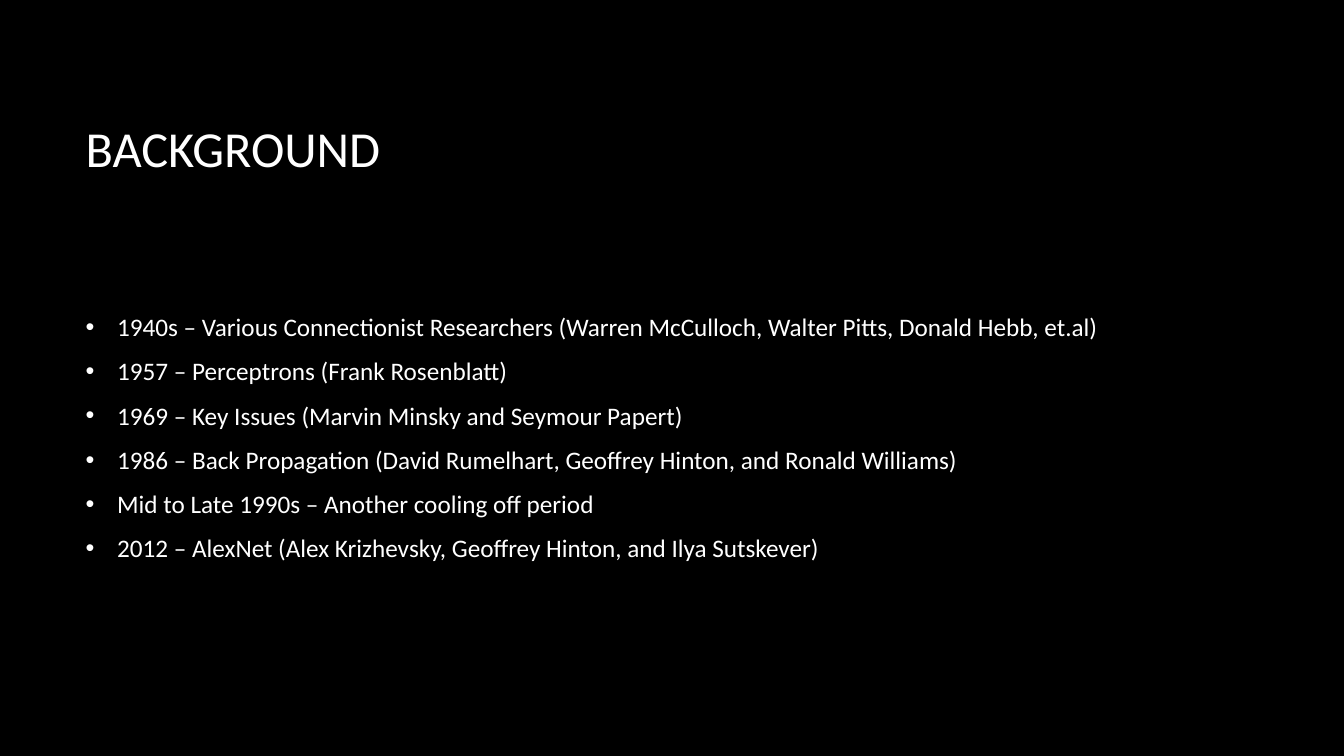
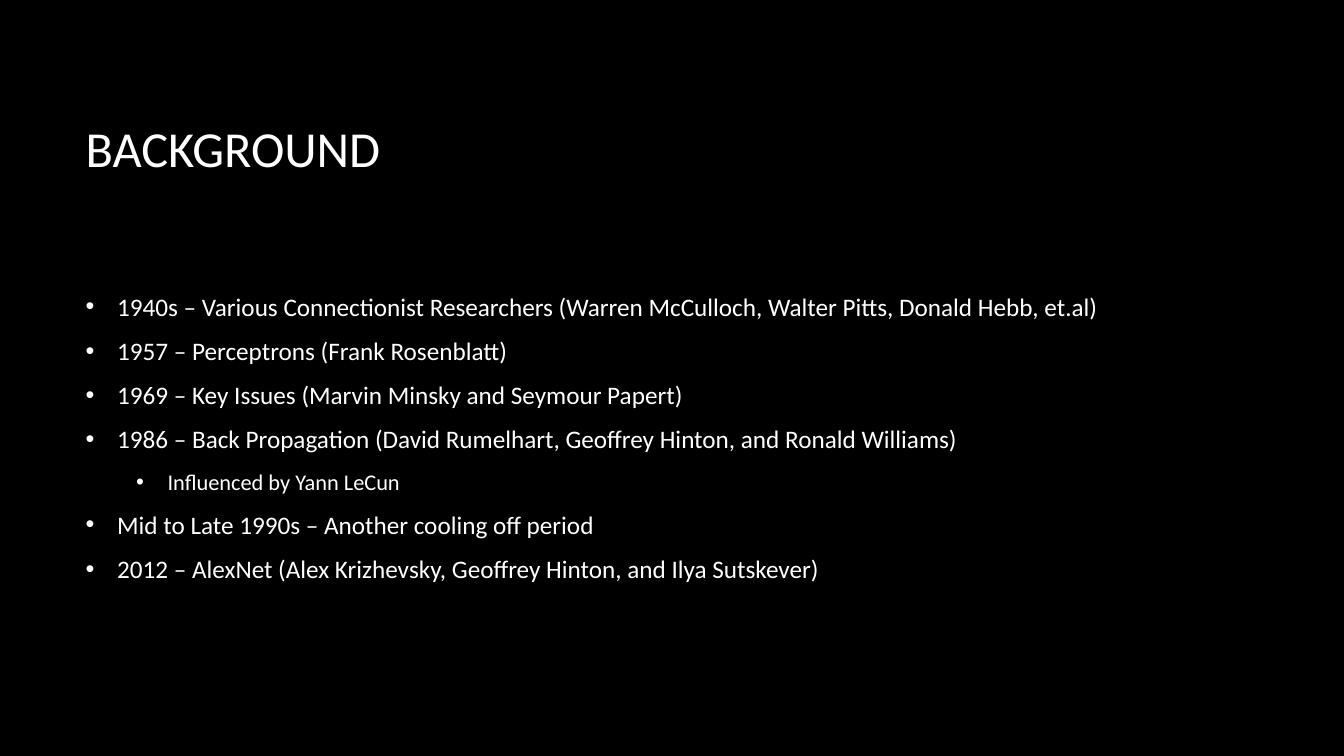
Before and after one commit to JoeMayo/DeepLearningDemos, a slide deck: slide 4 of DeepLearningBasics/Deep Learning Basics.pptx. Drawn at 1344x756 pixels with LibreOffice and Linux fonts; fonts in the diff are those of the drawing; background and template pictures are left out. Boxes give left, top, right and bottom in pixels: in the first picture for what was removed or moved away, otherwise in the second. Text is boxed around its words. In the diff, an @@ line names an element or a change of style, - is before the commit and + after.

Commit message:
Presentation tweaks.

```diff
--- a/DeepLearningBasics/Deep Learning Basics.pptx
+++ b/DeepLearningBasics/Deep Learning Basics.pptx
@@ text at (x1=168, y1=474, x2=400, y2=494): paragraph added @@
+  • Influenced by Yann LeCun
```
Also in this commit, not shown: 1 other slide changed.
